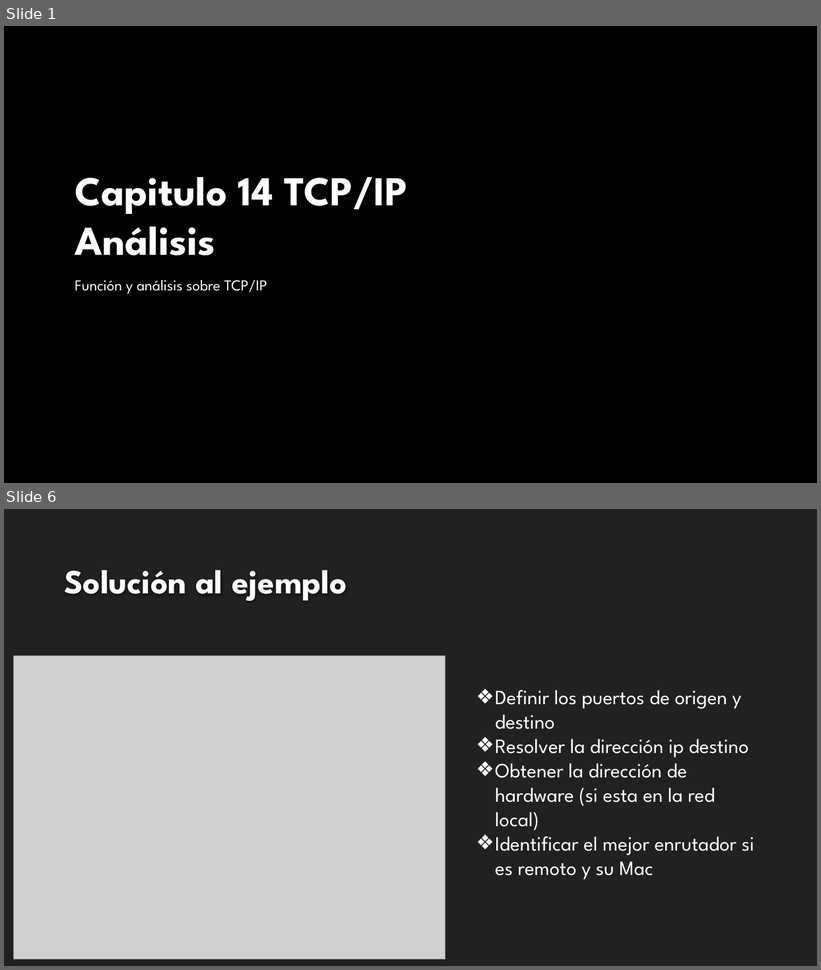
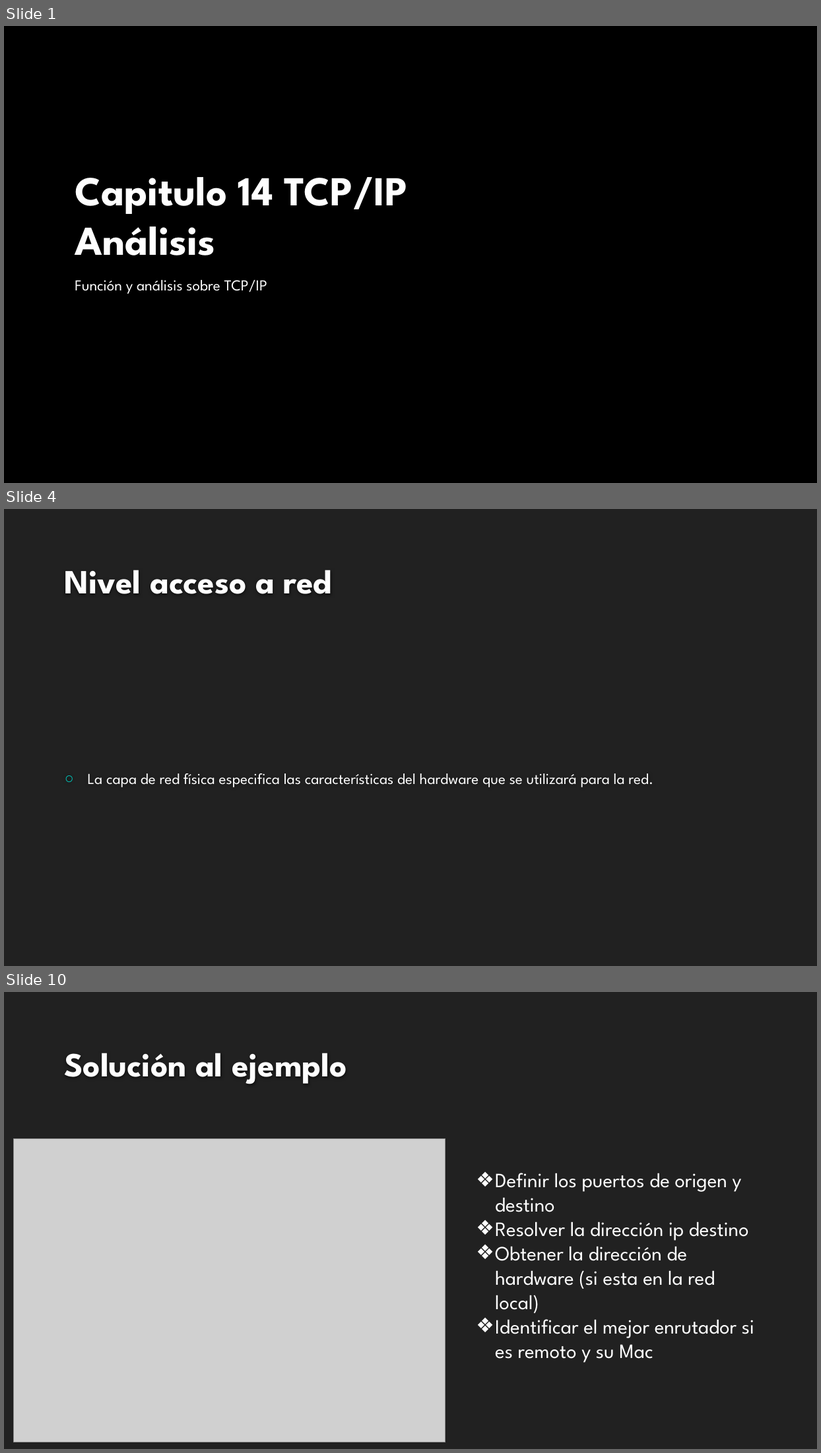
Before and after one commit to Omar-Vazquez-C/Tareas-Telecom, a slide deck: Presentacion Chapter 14 Vazquez Canto Andres.pptx. Shown one above the other, each under a label of ours: slides 1 and 6 before the commit, slides 1, 4 and 10 after it; the slides between them are not shown. The pictures are 821x970 and 821x1453 pixels, drawn with LibreOffice and Linux fonts; fonts in the diff are those of the drawing; grey boxes stand for pictures; background and template pictures are left out. Boxes give left, top, right and bottom in pixels: in the first picture for what was removed or moved away, otherwise in the second. Text is boxed around its words. In the diff, an @@ line names an element or a change of style, - is before the commit and + after.

```diff
--- a/Presentacion Chapter 14 Vazquez Canto Andres.pptx
+++ b/Presentacion Chapter 14 Vazquez Canto Andres.pptx
@@ slide 4 added at box(4, 509, 817, 966), background #212121 @@
@@ title added at box(64, 570, 333, 594), 40 pt, text #FEFEFE, bold @@
+Nivel acceso a red
@@ text added at box(88, 774, 653, 788), 18 pt, text #FFFFFF @@
+○ La capa de red física especifica las características del hardware que se utilizará para la red.
@@ what was slide 6 is now slide 10 @@
```
Also in this commit, not shown: 3 slides changed, 4 other slides added, 9 slides removed.
